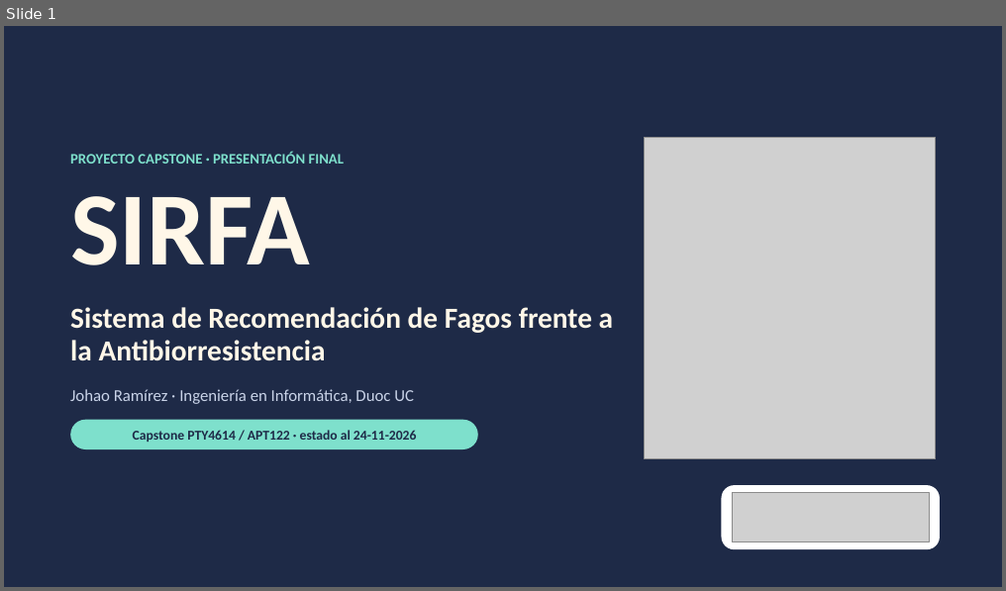
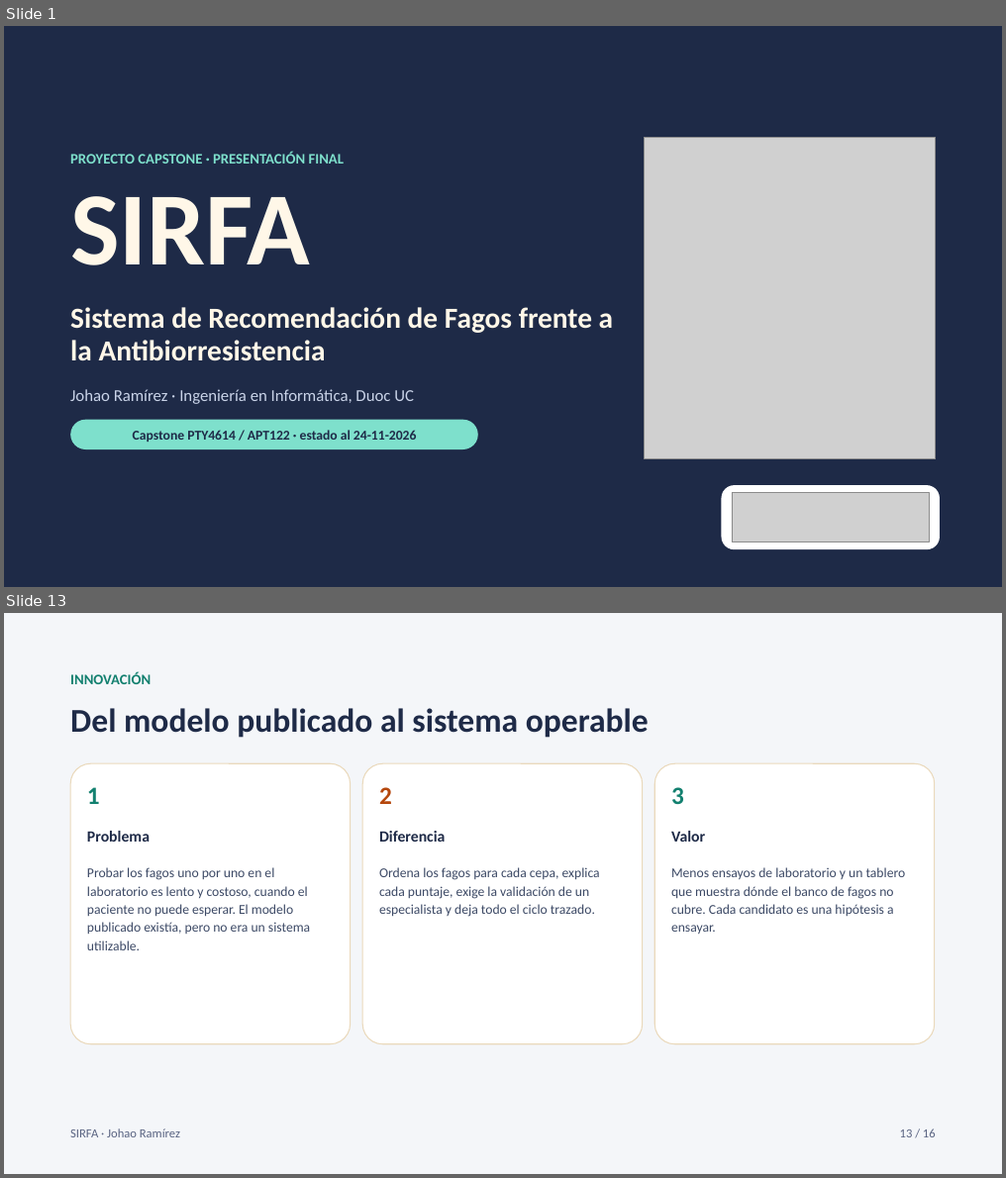
Before and after one commit to johao21/Capstone, a slide deck: Fase 3/3.4_APT122_PresentacionFinal_JohaoRamirez.pptx. Shown one above the other, each under a label of ours: slide 1 before the commit, slides 1 and 13 after it; the slides between them are not shown. The pictures are 1006x591 and 1006x1178 pixels, drawn with LibreOffice and Linux fonts; fonts in the diff are those of the drawing; grey boxes stand for pictures. Boxes give left, top, right and bottom in pixels: in the first picture for what was removed or moved away, otherwise in the second. Text is boxed around its words. In the diff, an @@ line names an element or a change of style, - is before the commit and + after.

```diff
--- a/Fase 3/3.4_APT122_PresentacionFinal_JohaoRamirez.pptx
+++ b/Fase 3/3.4_APT122_PresentacionFinal_JohaoRamirez.pptx
@@ slide 13 added at (4,613,1002,1174), background #F4F6F9 @@
@@ text added at (70,671,151,684), 14 pt, text #12806F, bold @@
+INNOVACIÓN
@@ title added at (70,708,648,738), 32 pt, text #1E2A47, bold @@
+Del modelo publicado al sistema operable
@@ rounded rectangle added at (70,763,350,1045), fill #FFFFFF, outline #EAD9BB 1 pt @@
@@ text added at (87,787,100,804), 24 pt, text #12806F, bold @@
+1
@@ rounded rectangle added at (362,763,643,1045), fill #FFFFFF, outline #EAD9BB 1 pt @@
@@ text added at (379,787,392,804), 24 pt, text #B5470C, bold @@
+2
@@ rounded rectangle added at (654,763,935,1045), fill #FFFFFF, outline #EAD9BB 1 pt @@
@@ text added at (671,787,684,804), 24 pt, text #12806F, bold @@
+3
@@ text added at (87,831,150,842), 15 pt, text #1E2A47, bold @@
+Problema
@@ text added at (379,831,445,842), 15 pt, text #1E2A47, bold @@
+Diferencia
@@ text added at (671,831,705,842), 15 pt, text #1E2A47, bold @@
+Valor
@@ text added at (87,867,310,951), 13 pt, text #3D4A66 @@
+Probar los fagos uno por uno en el laboratorio es lento y costoso, cuando el paciente no puede esperar. El modelo publicado existía, pero no era un sistema utilizable.
@@ text added at (379,867,600,917), 13 pt, text #3D4A66 @@
+Ordena los fagos para cada cepa, explica cada puntaje, exige la validación de un especialista y deja todo el ciclo trazado.
@@ text added at (671,867,906,934), 13 pt, text #3D4A66 @@
+Menos ensayos de laboratorio y un tablero que muestra dónde el banco de fagos no cubre. Cada candidato es una hipótesis a ensayar.
@@ text added at (70,1129,180,1138), 12 pt, text #5A6482 @@
+SIRFA · Johao Ramírez
@@ text added at (900,1129,936,1138), 12 pt, text #5A6482 @@
+13 / 16
```
Also in this commit, not shown: 11 slides changed, 4 other slides added, 2 slides removed, 4 other files.
